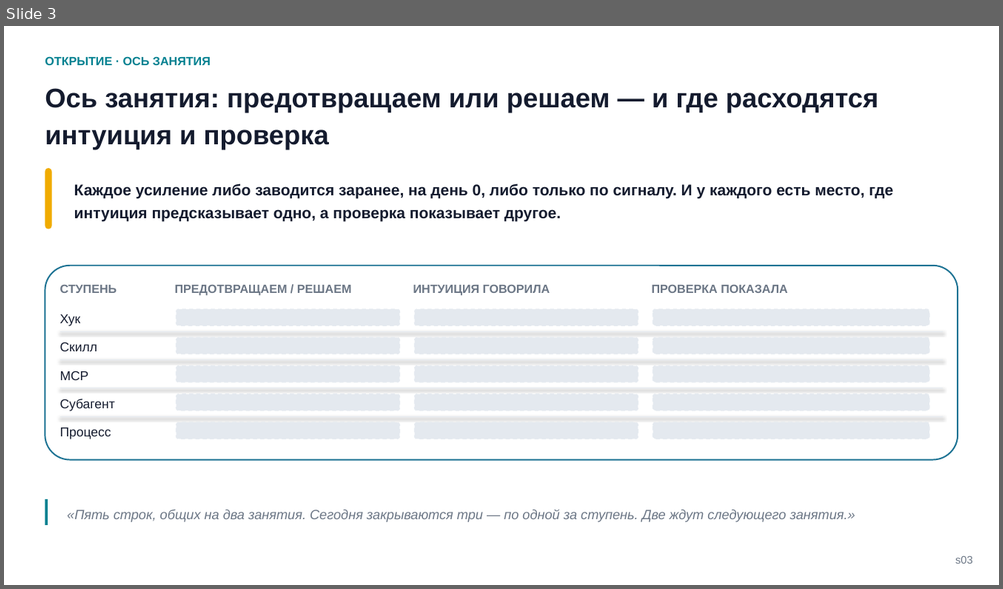
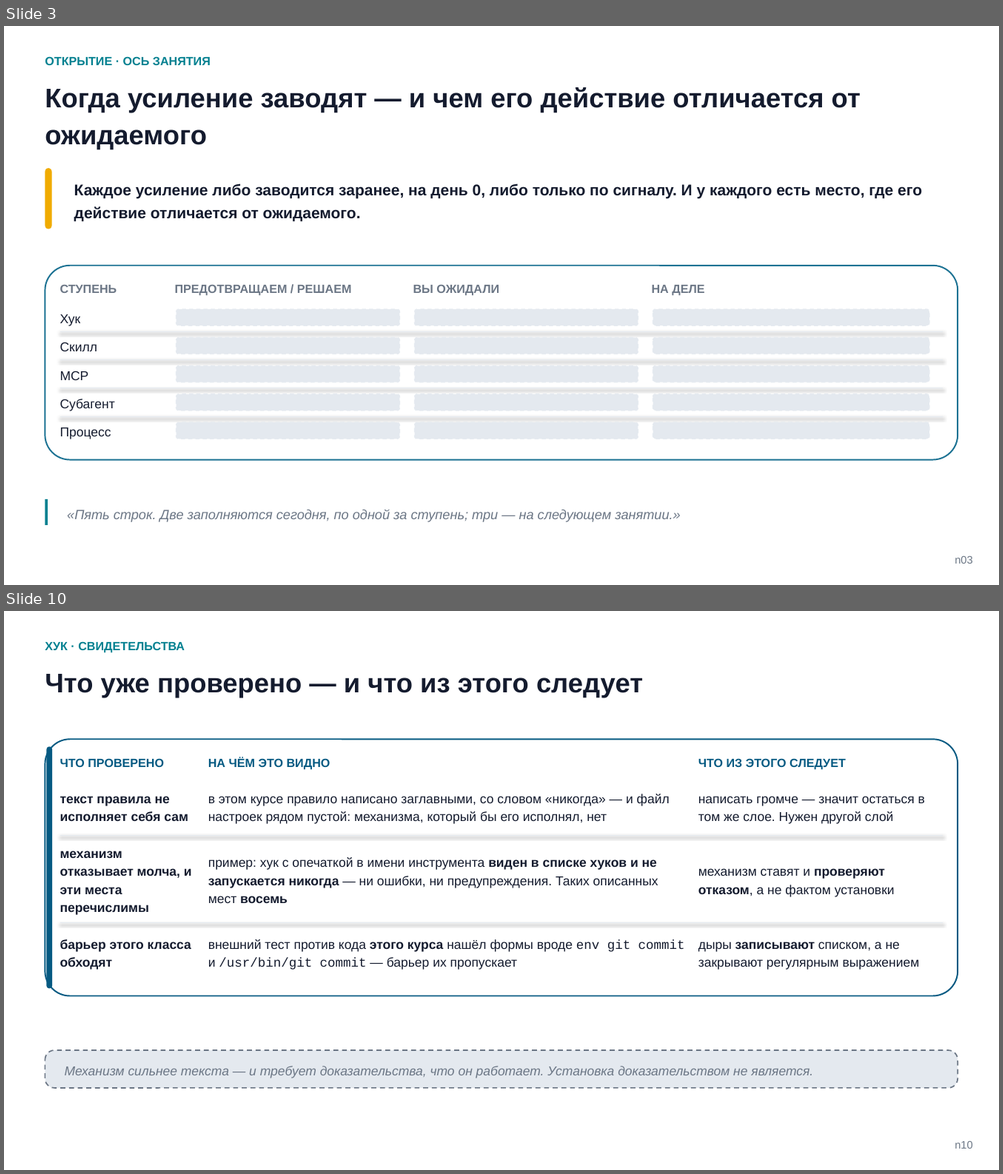
Before and after one commit to tellina-study/AI-usage-lessons, a slide deck: library/seminars/sem-05/rendered/sem-05.pptx. Shown one above the other, each under a label of ours: slide 3 before the commit, slides 3 and 10 after it; the slides between them are not shown. The pictures are 1003x589 and 1003x1174 pixels, drawn with LibreOffice and Linux fonts; fonts in the diff are those of the drawing. Boxes give left, top, right and bottom in pixels: in the first picture for what was removed or moved away, otherwise in the second. Text is boxed around its words. In the diff, an @@ line names an element or a change of style, - is before the commit and + after.

```diff
--- a/library/seminars/sem-05/rendered/sem-05.pptx
+++ b/library/seminars/sem-05/rendered/sem-05.pptx
@@ slide 10 added at (4,611,999,1170), background #FFFFFF @@
@@ text added at (45,641,185,653), 11.5 pt, text #028090, bold @@
+ХУК · СВИДЕТЕЛЬСТВА
@@ text added at (45,674,643,698), 26 pt, text #141B2E, bold @@
+Что уже проверено — и что из этого следует
@@ rounded rectangle added at (45,739,958,996), fill #FFFFFF, outline #065A82 1.4 pt @@
@@ rounded rectangle added at (46,747,52,988), fill #065A82 @@
@@ text added at (60,758,164,767), 11.5 pt, text #065A82, bold @@
+ЧТО ПРОВЕРЕНО
@@ text added at (208,758,330,770), 11.5 pt, text #065A82, bold @@
+НА ЧЁМ ЭТО ВИДНО
@@ text added at (698,758,845,770), 11.5 pt, text #065A82, bold @@
+ЧТО ИЗ ЭТОГО СЛЕДУЕТ
@@ text added at (60,796,188,821), 12.5 pt, text #141B2E, bold @@
+текст правила не исполняет себя сам
@@ text added at (208,794,669,824), 12.5 pt, text #141B2E @@
+в этом курсе правило написано заглавными, со словом «никогда» — и файл настроек рядом пустой: механизма, который бы его исполнял, нет
@@ text added at (698,796,925,824), 12.5 pt, text #141B2E @@
+написать громче — значит остаться в том же слое. Нужен другой слой
@@ line added from (60, 835) to (942, 835), #E5EAF0 0.75 pt @@
@@ text added at (60,851,192,915), 12.5 pt, text #141B2E, bold @@
+механизм отказывает молча, и эти места перечислимы
@@ text added at (208,857,658,903), 12.5 pt, text #141B2E @@
+пример: хук с опечаткой в имени инструмента виден в списке хуков и не запускается никогда — ни ошибки, ни предупреждения. Таких описанных мест восемь
@@ text added at (698,869,894,897), 12.5 pt, text #141B2E @@
+механизм ставят и проверяют отказом, а не фактом установки
@@ line added from (60, 923) to (942, 923), #E5EAF0 0.75 pt @@
@@ text added at (60,940,191,970), 12.5 pt, text #141B2E, bold @@
+барьер этого класса обходят
@@ text added at (208,940,685,970), 12.5 pt, text #141B2E @@
+внешний тест против кода этого курса нашёл формы вроде env git commit и /usr/bin/git commit — барьер их пропускает
@@ text added at (698,942,919,970), 12.5 pt, text #141B2E @@
+дыры записывают списком, а не закрывают регулярным выражением
@@ rounded rectangle added at (45,1051,958,1088), fill #E4E9EF, outline #6B7685 1.2 pt dashed @@
@@ text added at (65,1066,813,1079), 12.5 pt, text #6B7685, italic @@
+Механизм сильнее текста — и требует доказательства, что он работает. Установка доказательством не является.
@@ text added at (954,1142,972,1149), 10.5 pt, text #6B7685 @@
+n10
@@ slide 3 changed as well @@
@@ text at (45,87,860,150): text changed @@
-Ось занятия: предотвращаем или решаем — и где расходятся интуиция и проверка
+Когда усиление заводят — и чем его действие отличается от ожидаемого
@@ text at (74,184,922,221): text changed @@
-Каждое усиление либо заводится заранее, на день 0, либо только по сигналу. И у каждого есть место, где интуиция предсказывает одно, а проверка показывает другое.
+Каждое усиление либо заводится заранее, на день 0, либо только по сигналу. И у каждого есть место, где его действие отличается от ожидаемого.
@@ text at (413,285,499,295): text changed @@
-ИНТУИЦИЯ ГОВОРИЛА
+ВЫ ОЖИДАЛИ
@@ text at (652,285,704,295): text changed @@
-ПРОВЕРКА ПОКАЗАЛА
+НА ДЕЛЕ
@@ text at (67,510,680,523): text changed @@
-«Пять строк, общих на два занятия. Сегодня закрываются три — по одной за ступень. Две ждут следующего занятия.»
+«Пять строк. Две заполняются сегодня, по одной за ступень; три — на следующем занятии.»
@@ text at (954,557,972,564): text changed @@
-s03
+n03
```
Also in this commit, not shown: 3 other slides changed, 60 other slides added, 46 slides removed, 10 other files.
